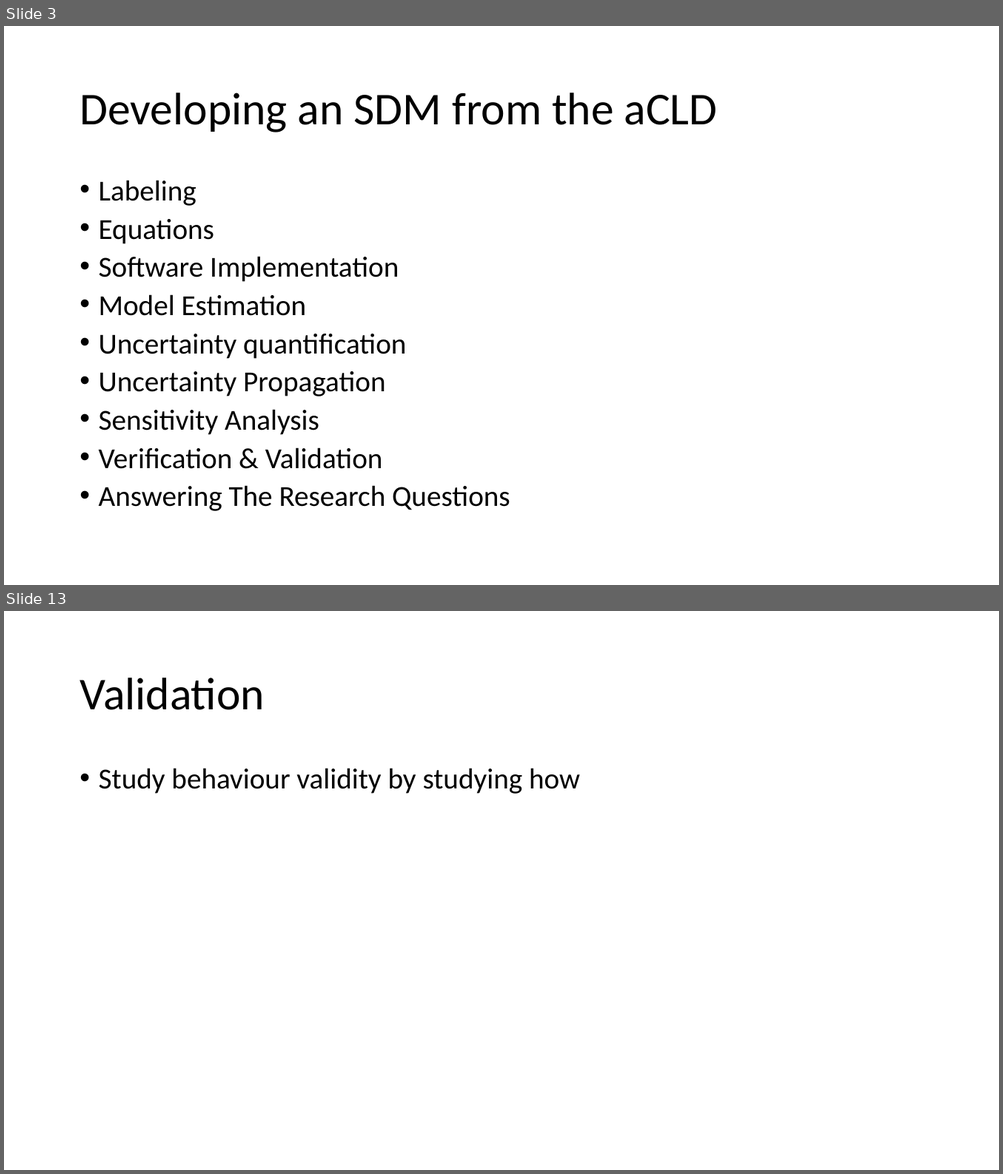
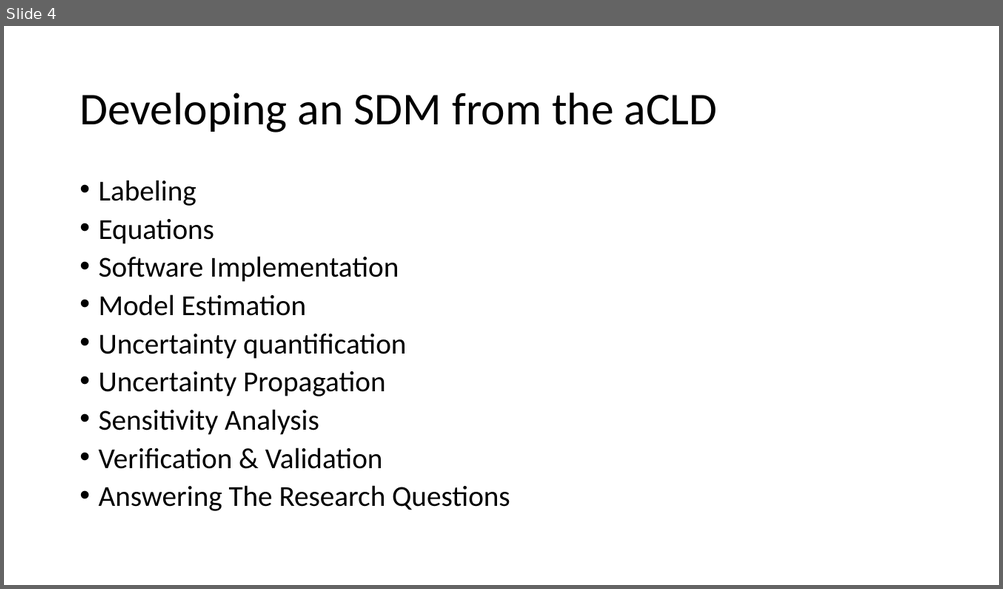
Before and after one commit to Nesp/sdm_exercise, a slide deck: presentation/presentation.pptx. Shown one above the other, each under a label of ours: slides 3 and 13 before the commit, slide 4 after it; the slides between them are not shown. The pictures are 1003x1174 and 1003x589 pixels, drawn with LibreOffice and Linux fonts; fonts in the diff are those of the drawing. Boxes give left, top, right and bottom in pixels: in the first picture for what was removed or moved away, otherwise in the second. Text is boxed around its words. In the diff, an @@ line names an element or a change of style, - is before the commit and + after.

```diff
--- a/presentation/presentation.pptx
+++ b/presentation/presentation.pptx
@@ slide 13 removed at (4,611,999,1170), background #FFFFFF @@
@@ title removed at (79,678,264,710) @@
-Validation
@@ text removed at (99,768,580,794) @@
-• Study behaviour validity by studying how
@@ what was slide 3 is now slide 4 @@
```
Also in this commit, not shown: 10 slides changed, 4 slides added, 2 other slides removed.
